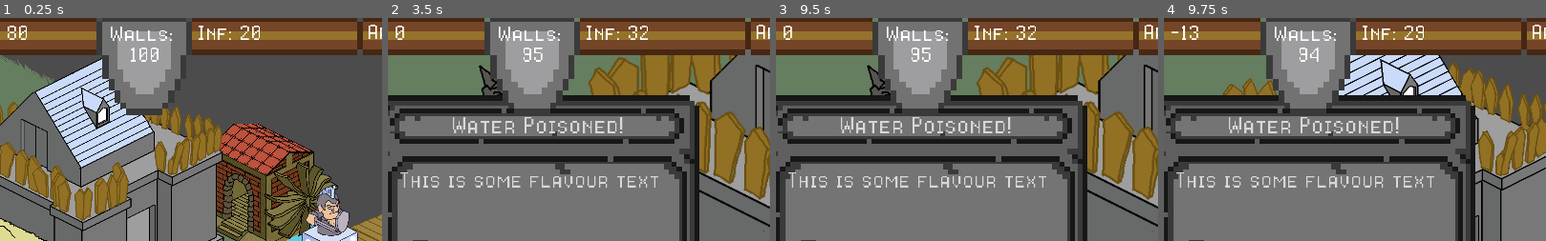
Above: before the commit, frames 1-4 (left to right).
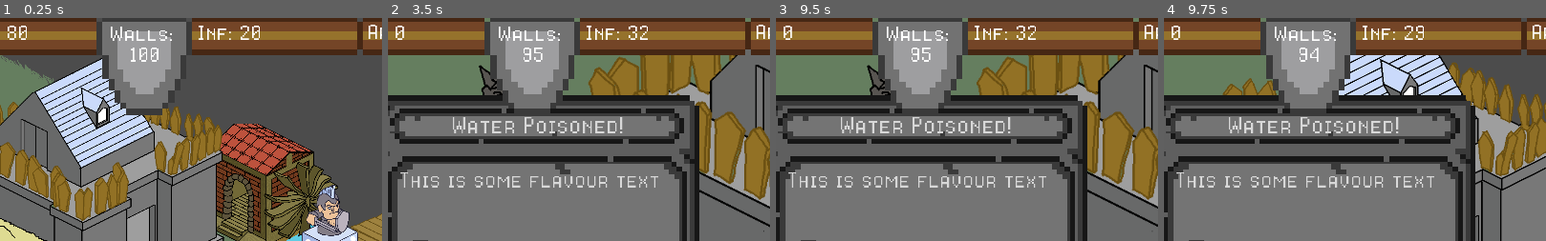
Above: after the commit, the same moments.

Repository: CapsCollective/rng-stronghold
Game: Godot game, scene res://scenes/main.tscn
Two runs of this game, one before a commit and one after it. Both use one fixed random seed, a clock stepped at 60 frames per second and the inputs below.
Inputs (mouse positions are % of the whole screen's width and height, from its top left):
- Up to frame 1 (0.25 s): no input
- Up to frame 2 (3.5 s): tap Enter (ui_accept) at 0.5, 0.77, 1.25, 1.52, 2 s; move the mouse to (67, 39) at 0.52 s; press the mouse at (67, 39) at 0.53 s; move the mouse to (43, 36) at 1.27 s; release the mouse at (43, 36) at 1.28 s; right-click (43, 36) at 1.35 s; click (43, 36) at 1.42 s; move the mouse to (19, 43) at 2.02 s; press the mouse at (19, 43) at 2.03 s; release the mouse at (19, 43) at 2.75 s; click "Roll" at 2.75 s
- Up to frame 3 (9.5 s): click (10, 61) at 3.5 s; click (10, 68) at 4.25 s; click "Roll" at 5 s; click (10, 61) at 5.75 s; click (10, 68) at 6.5 s; click "Roll" at 7.25 s; click (10, 61) at 8 s; click (10, 68) at 8.75 s
- Up to frame 4 (9.75 s): tap Enter (ui_accept) at 9.5 s; move the mouse to (74, 84) at 9.52 s; right-click (74, 84) at 9.6 s; click (74, 84) at 9.67 s
The pictures show only the part of the screen within x 31-81%, y 0-50%; the shares and areas given below are measured in that part.

Frames 1-3 are identical in both runs. In frame 4, 0.2% of the frame differs, in the area x 2-9%, y 3-10%.

Commit message:
Stopped resources from going below 0

Diff:
--- a/scripts/game_manager.gd
+++ b/scripts/game_manager.gd
@@ -114,18 +114,15 @@
 	enemies += committed
 
 func degrade_resources():
-	if grain > 0 :
-		grain -= dice
-	else:
-		grain = 0
-	water -= dice
-	walls -= 1
+	grain = decrement_resource(grain, dice)
+	water = decrement_resource(water, dice)
+	walls = decrement_resource(walls, 1)
 	if grain > 0 and water > 0:
 		influence += 5
 	elif (grain > 0 and water == 0) or (grain == 0 and water > 0):
 		influence += 2
 	else:
-		influence -= 5
+		influence = decrement_resource(influence, 5)
 
 func generate_event():
 	var new_event = events[randi()%events.size()]
@@ -163,5 +160,9 @@
 			influence += amount
 	update_ui()
 
-func decrement_resources(res_id, amount):
-	pass
+func decrement_resource(res, amount):
+	if (res - dice) > 0:
+		res -= amount
+	else:
+		res = 0
+	return res
